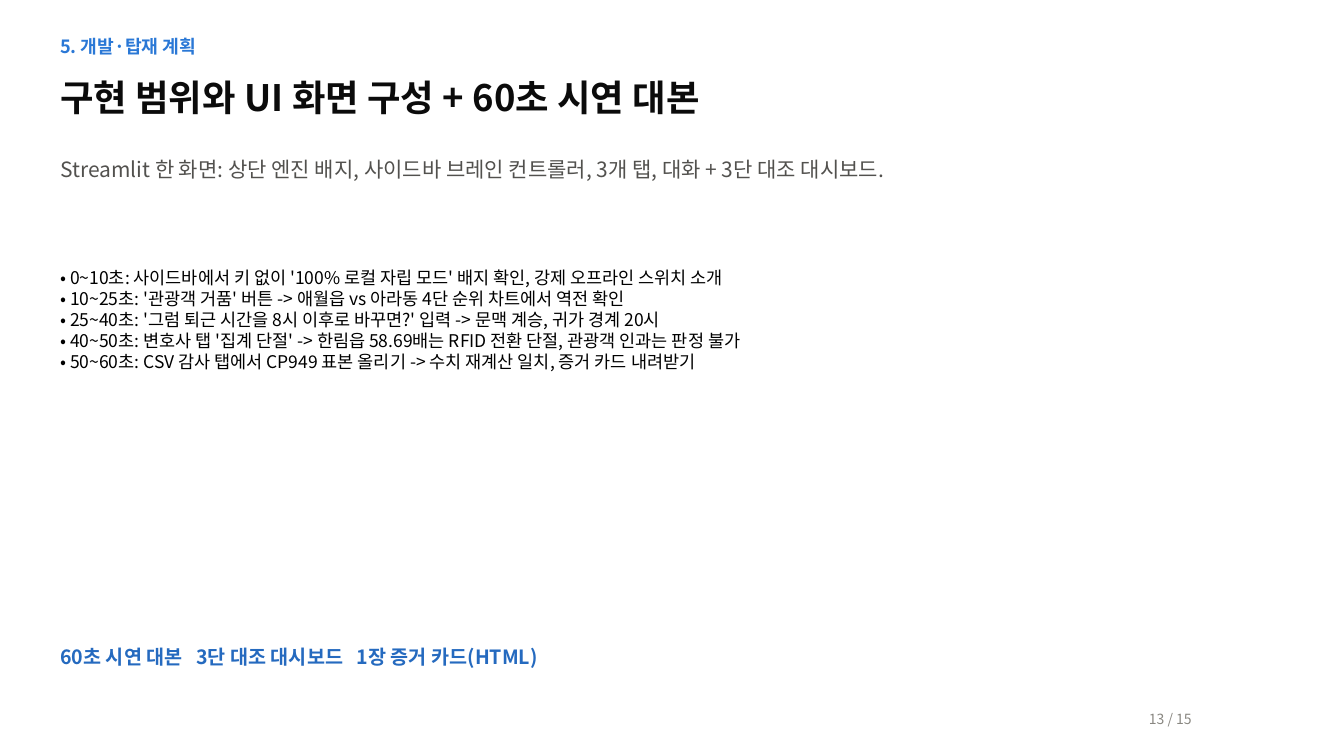
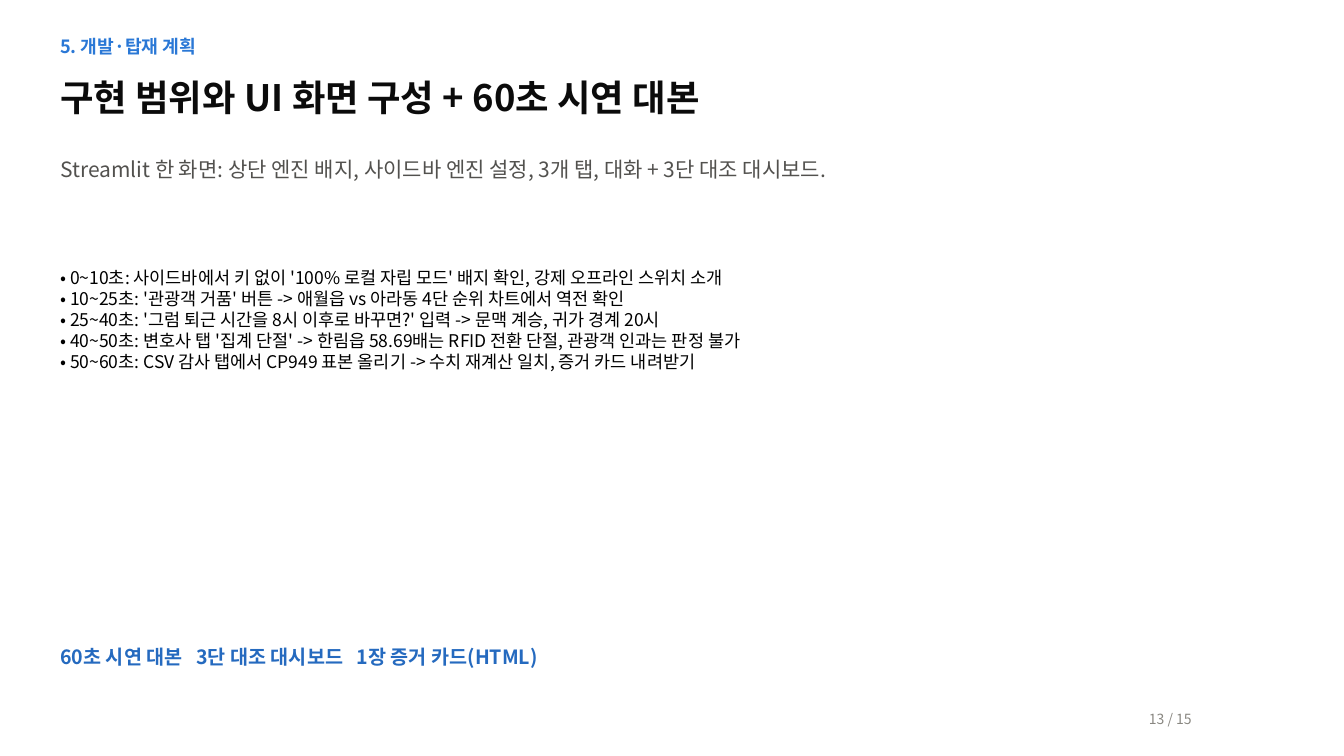
Before and after one commit to ABCDE09876/jeju_ai_challenge, a slide deck: slide 13 of docs/AI_Agent_기획서_15쪽.pptx. Drawn at 1344x756 pixels with LibreOffice and Linux fonts; fonts in the diff are those of the drawing. Boxes give left, top, right and bottom in pixels: in the first picture for what was removed or moved away, otherwise in the second. Text is boxed around its words. In the diff, an @@ line names an element or a change of style, - is before the commit and + after.

```diff
--- a/docs/AI_Agent_기획서_15쪽.pptx
+++ b/docs/AI_Agent_기획서_15쪽.pptx
@@ text at (60, 159, 826, 181): text changed @@
-Streamlit 한 화면: 상단 엔진 배지, 사이드바 브레인 컨트롤러, 3개 탭, 대화 + 3단 대조 대시보드.
+Streamlit 한 화면: 상단 엔진 배지, 사이드바 엔진 설정, 3개 탭, 대화 + 3단 대조 대시보드.
```
Also in this commit, not shown: 9 other slides changed, 6 other files.
